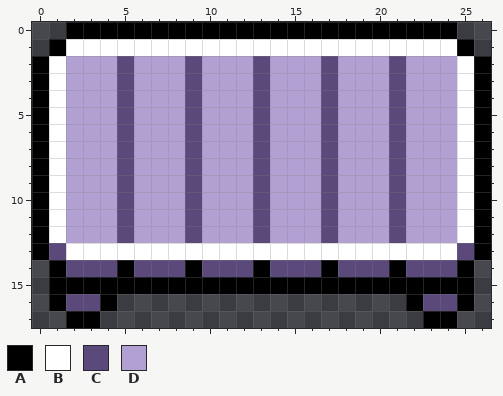
Pixel-art file, stored at assets/sprites/projects/desk.aseprite. Above is the file before it was changed.
27x18 pixels, 1 frame.
Visible layers, top first: "Layer 2" colour, "Layer 1".
Palette (. is transparent): A #000000  B #ffffff  C #5b497c  D #b2a0d3
Pixels before, first column x 0:
 0 ..AAAAAAAAAAAAAAAAAAAAAAA..
 1 .ABBBBBBBBBBBBBBBBBBBBBBBA.
 2 ABDDDCDDDCDDDCDDDCDDDCDDDBA
 3 ABDDDCDDDCDDDCDDDCDDDCDDDBA
 4 ABDDDCDDDCDDDCDDDCDDDCDDDBA
 5 ABDDDCDDDCDDDCDDDCDDDCDDDBA
 6 ABDDDCDDDCDDDCDDDCDDDCDDDBA
 7 ABDDDCDDDCDDDCDDDCDDDCDDDBA
 8 ABDDDCDDDCDDDCDDDCDDDCDDDBA
 9 ABDDDCDDDCDDDCDDDCDDDCDDDBA
10 ABDDDCDDDCDDDCDDDCDDDCDDDBA
11 ABDDDCDDDCDDDCDDDCDDDCDDDBA
12 ABDDDCDDDCDDDCDDDCDDDCDDDBA
13 ACBBBBBBBBBBBBBBBBBBBBBBBCA
14 .ACCCACCCACCCACCCACCCACCCA.
15 .AAAAAAAAAAAAAAAAAAAAAAAAA.
16 .ACCA.................ACCA.
17 ..AA...................AA..
The result:
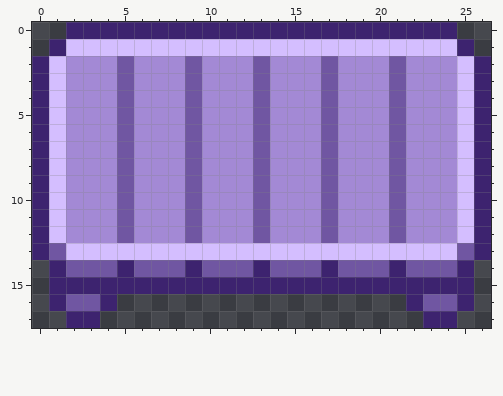
Difference:
colour A: #000000 -> #3d236f
colour B: #ffffff -> #d4beff
colour C: #5b497c -> #7056a2
colour D: #b2a0d3 -> #a389d5
Pixel boxes of the changes (left, top, right, bottom) in both pictures:
changed: (32, 22, 491, 328)
